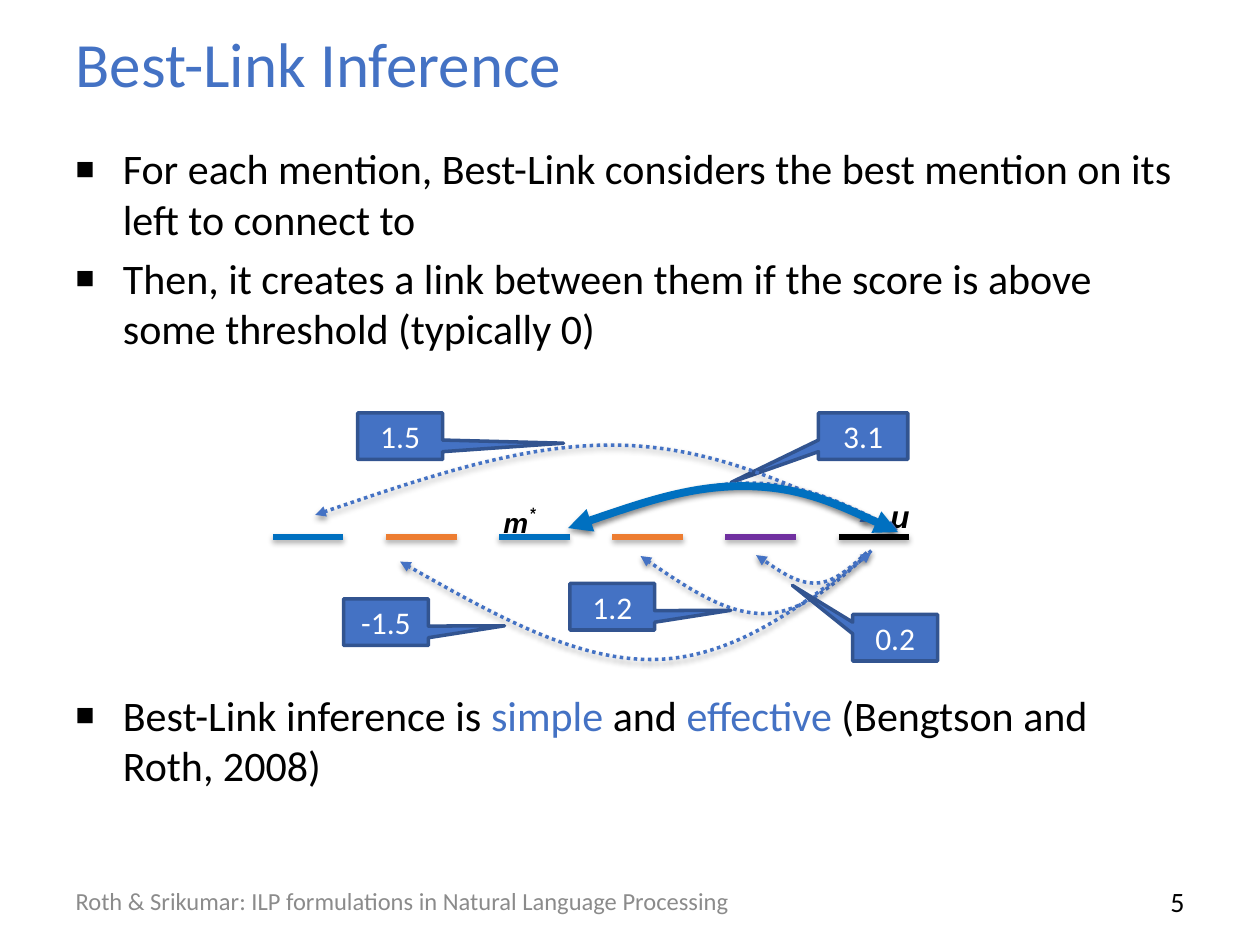
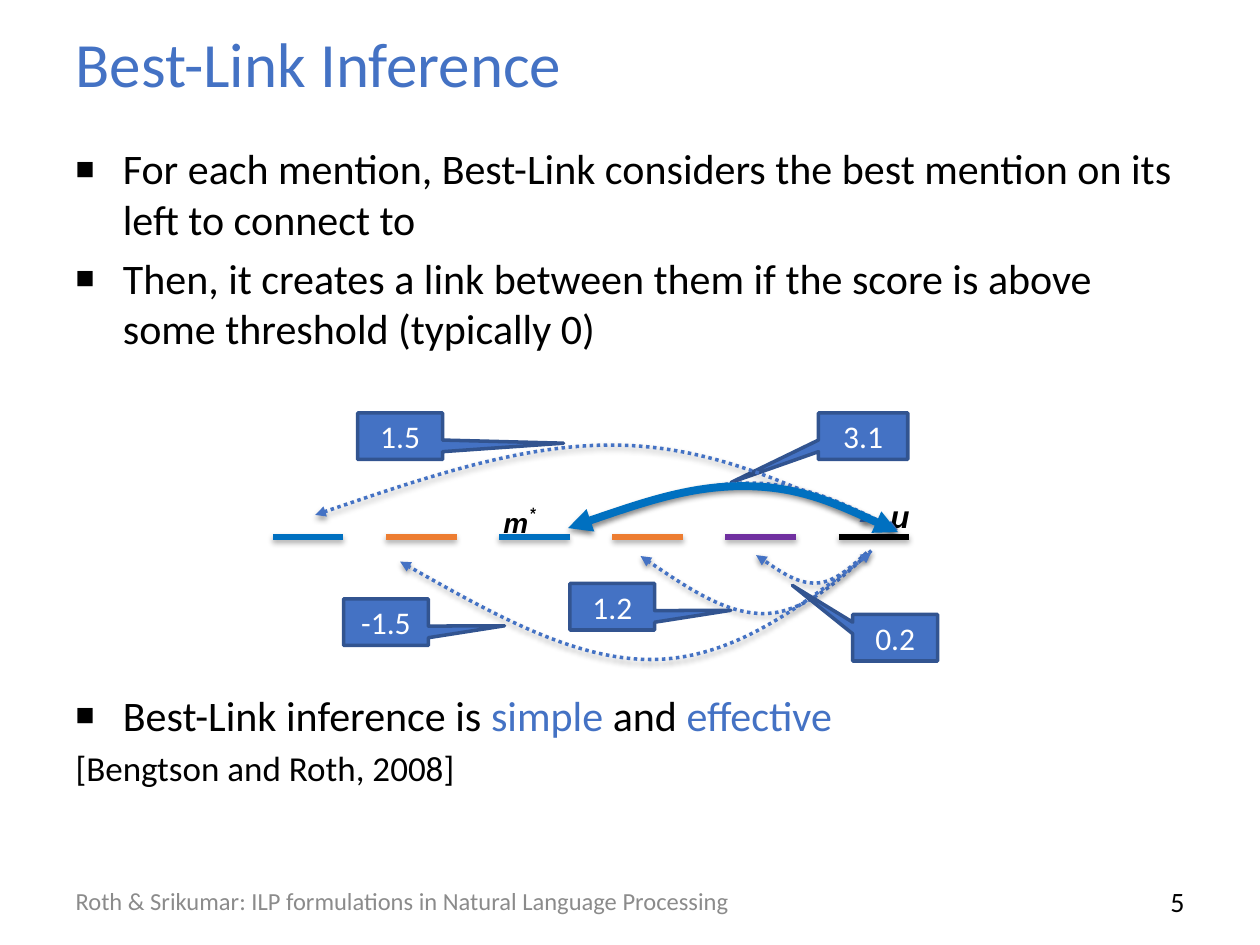
Before and after one commit to ilpinference/ilpinference.github.io, a slide deck: slide 6 of eacl2017/slides/applications.pptx. Drawn at 1260x945 pixels with LibreOffice and Linux fonts; fonts in the diff are those of the drawing. Boxes give left, top, right and bottom in pixels: in the first picture for what was removed or moved away, otherwise in the second. Text is boxed around its words. In the diff, an @@ line names an element or a change of style, - is before the commit and + after.

```diff
--- a/eacl2017/slides/applications.pptx
+++ b/eacl2017/slides/applications.pptx
@@ text at (76, 701, 832, 787): text changed @@
-■ Best-Link inference is simple and effective (Bengtson and Roth, 2008)
+■ Best-Link inference is simple and effective
+[Bengtson and Roth, 2008]
```
Also in this commit, not shown: 2 other slides changed, 3 other files.
